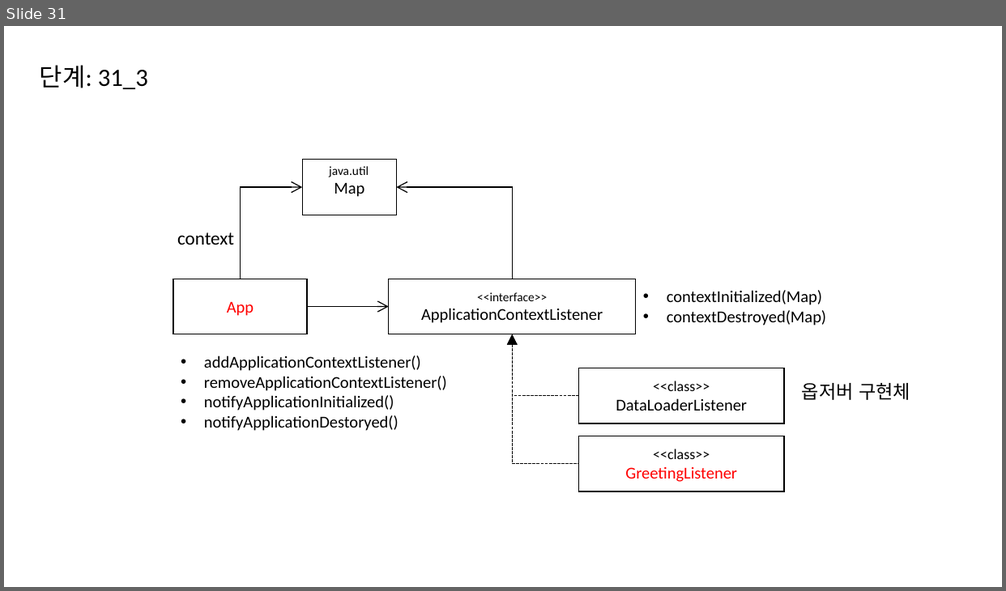
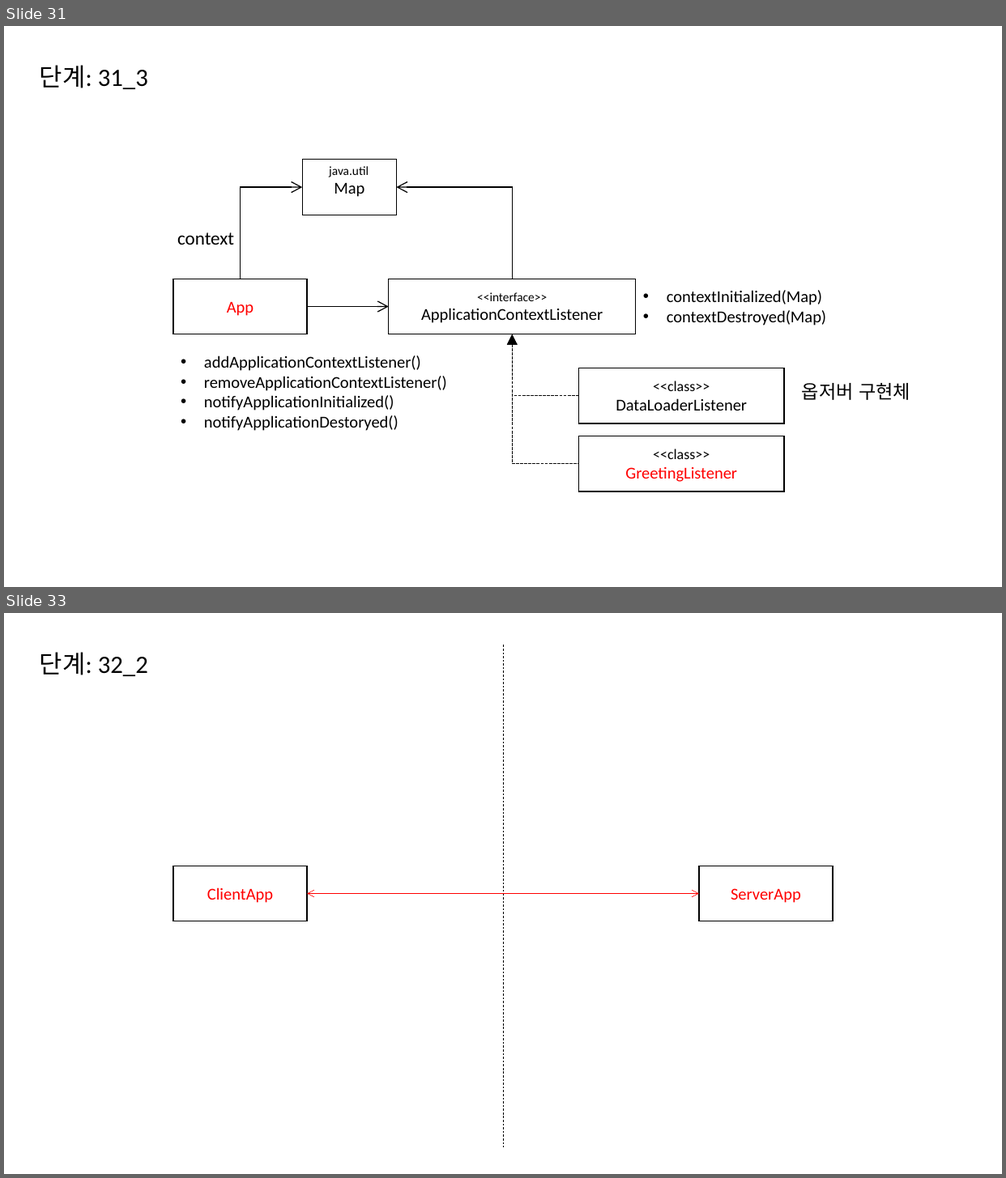
Before and after one commit to eomjinyoung/bitcamp-20191202, a slide deck: ClassDiagram.pptx. Shown one above the other, each under a label of ours: slide 31 before the commit, slides 31 and 33 after it; the slides between them are not shown. The pictures are 1006x591 and 1006x1178 pixels, drawn with LibreOffice and Linux fonts; fonts in the diff are those of the drawing. Boxes give left, top, right and bottom in pixels: in the first picture for what was removed or moved away, otherwise in the second. Text is boxed around its words. In the diff, an @@ line names an element or a change of style, - is before the commit and + after.

```diff
--- a/ClassDiagram.pptx
+++ b/ClassDiagram.pptx
@@ slide 33 added at box(4, 613, 1002, 1174), background #FFFFFF @@
@@ text added at box(40, 652, 148, 676), 24 pt, text #000000 @@
+단계: 32_2
@@ line added from (503, 645) to (503, 1148), #000000 0.5 pt dashed @@
@@ rectangle added at box(173, 866, 307, 922), outline #000000 1 pt, 16 pt, text #FF0000 @@
+ClientApp
@@ rectangle added at box(699, 866, 833, 922), outline #000000 1 pt, 16 pt, text #FF0000 @@
+ServerApp
@@ double arrow added from (307, 894) to (699, 894), #FF0000 0.5 pt @@
```
Also in this commit, not shown: 10 other slides added, 2 other files.
